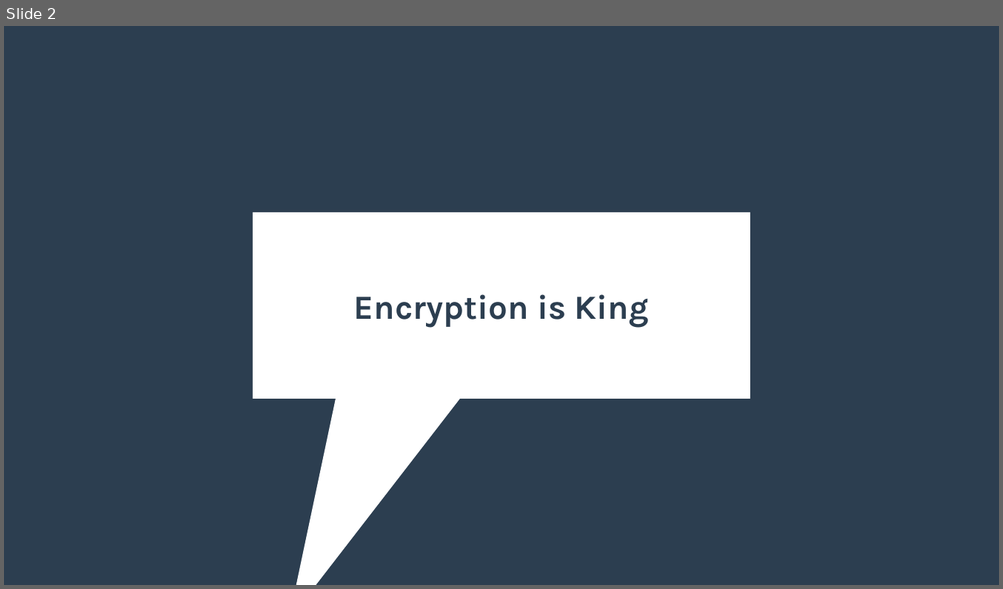
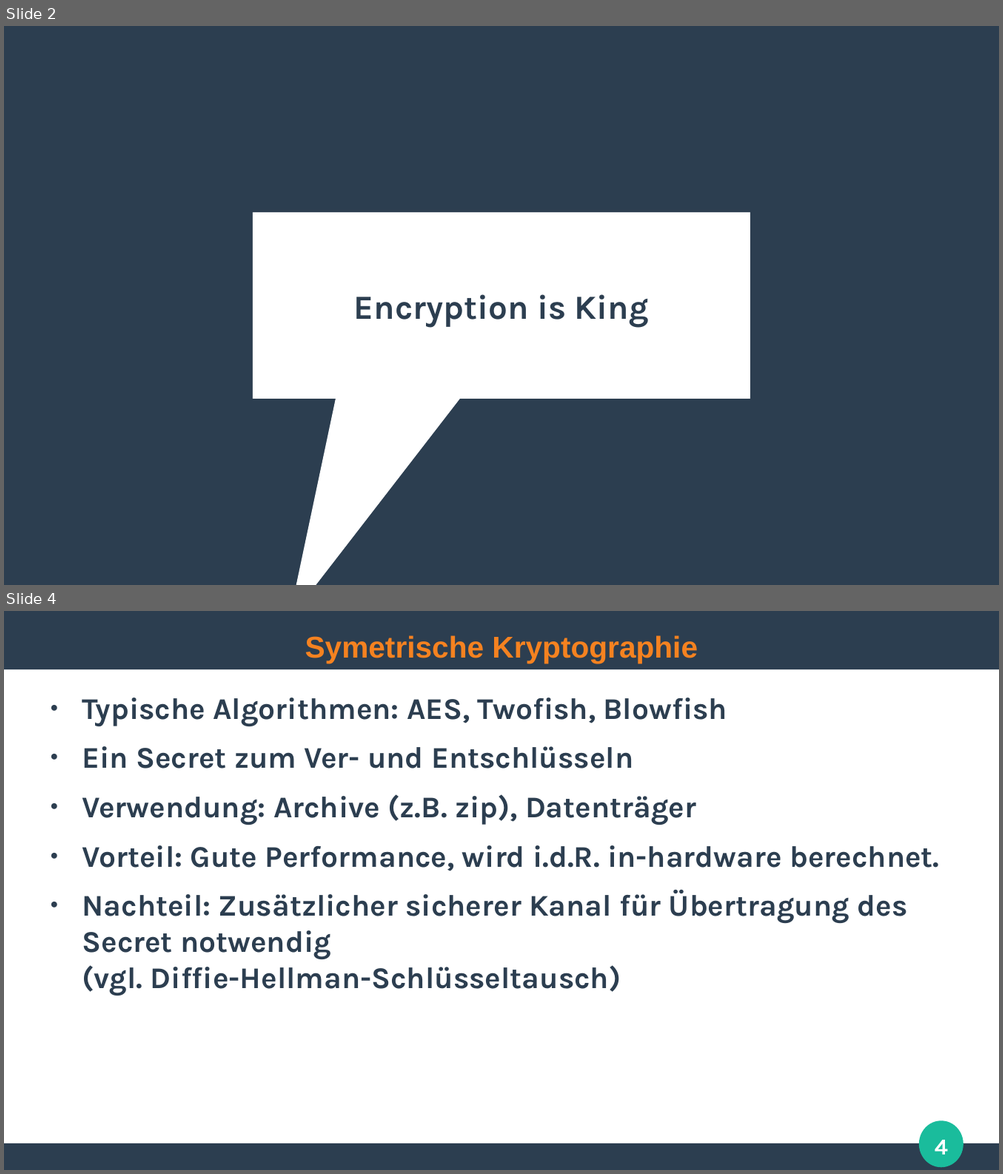
Before and after one commit to ghandmann/HS-AlbSig-WebAnwendungen2, a slide deck: Kapitel/03_SSL_TLS_HTTPS.odp. Shown one above the other, each under a label of ours: slide 2 before the commit, slides 2 and 4 after it; the slides between them are not shown. The pictures are 1003x589 and 1003x1174 pixels, drawn with LibreOffice and Linux fonts; fonts in the diff are those of the drawing. Boxes give left, top, right and bottom in pixels: in the first picture for what was removed or moved away, otherwise in the second. Text is boxed around its words. In the diff, an @@ line names an element or a change of style, - is before the commit and + after.

```diff
--- a/Kapitel/03_SSL_TLS_HTTPS.odp
+++ b/Kapitel/03_SSL_TLS_HTTPS.odp
@@ slide 4 added at box(4, 611, 999, 1170), background #FFFFFF @@
@@ rectangle added at box(4, 611, 999, 669), fill #2C3E50 @@
@@ title added at box(305, 635, 697, 664), 24 pt, text #F58220, bold @@
+Symetrische Kryptographie
@@ text added at box(82, 698, 939, 996), 24 pt, text #2C3E50, bold @@
+● Typische Algorithmen: AES, Twofish, Blowfish
+● Ein Secret zum Ver- und Entschlüsseln
+● Verwendung: Archive (z.B. zip), Datenträger
+● Vorteil: Gute Performance, wird i.d.R. in-hardware berechnet.
+● Nachteil: Zusätzlicher sicherer Kanal für Übertragung des Secret notwendig
+  (vgl. Diffie-Hellman-Schlüsseltausch)
@@ ellipse added at box(919, 1121, 963, 1167), fill #1ABC9C @@
@@ page number added at box(934, 1140, 948, 1155), 18 pt, text #FFFFFF, bold @@
+4
@@ rectangle added at box(4, 1145, 999, 1170), fill #2C3E50 @@
```
Also in this commit, not shown: 19 other slides added, 1 slide removed, 5 other files.
